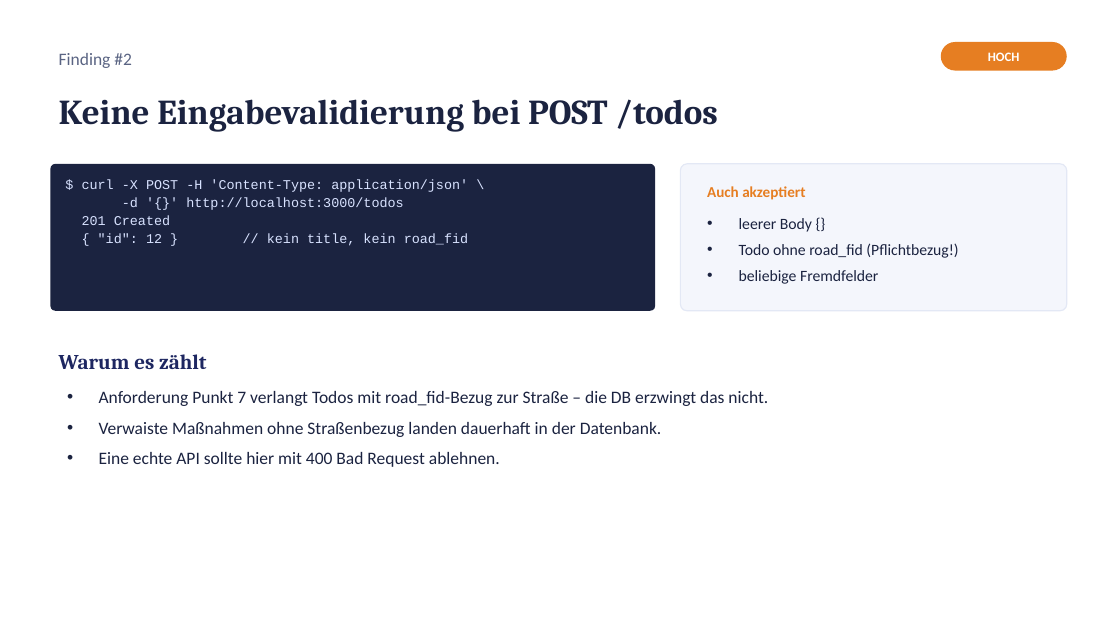
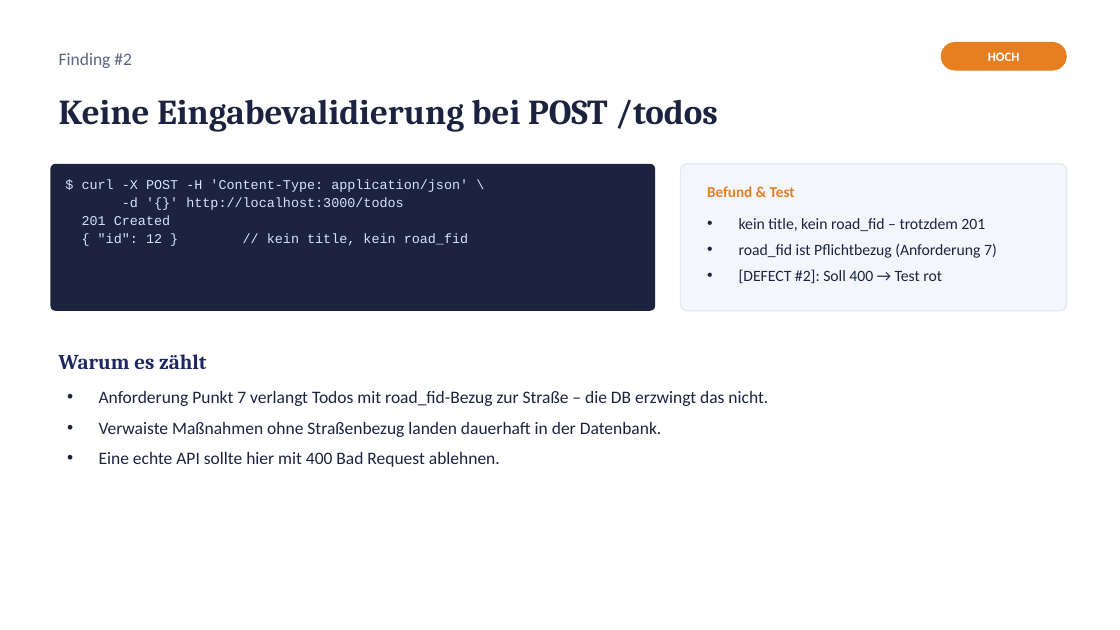
Before and after one commit to emrebaser94/edgital, a slide deck: slide 5 of api-tests/road-overview-api-findings.pptx. Drawn at 1120x630 pixels with LibreOffice and Linux fonts; fonts in the diff are those of the drawing. Boxes give left, top, right and bottom in pixels: in the first picture for what was removed or moved away, otherwise in the second. Text is boxed around its words. In the diff, an @@ line names an element or a change of style, - is before the commit and + after.

Commit message:
API tests: assert required behaviour and mark known defects
- The collection asserts the required behaviour; known defects are
  labelled [DEFECT #n] and fail on purpose (5 assertions), mirroring
  @defect in the E2E suite
- Update README, findings deck and the local Newman report

```diff
--- a/api-tests/road-overview-api-findings.pptx
+++ b/api-tests/road-overview-api-findings.pptx
@@ text at [707,186,795,197]: text changed @@
-Auch akzeptiert
+Befund & Test
@@ text at [739,218,997,283]: text changed @@
-• leerer Body {}
-• Todo ohne road_fid (Pflichtbezug!)
-• beliebige Fremdfelder
+• kein title, kein road_fid – trotzdem 201
+• road_fid ist Pflichtbezug (Anforderung 7)
+• [DEFECT #2]: Soll 400 → Test rot
```
Also in this commit, not shown: 8 other slides changed, 3 other files.
